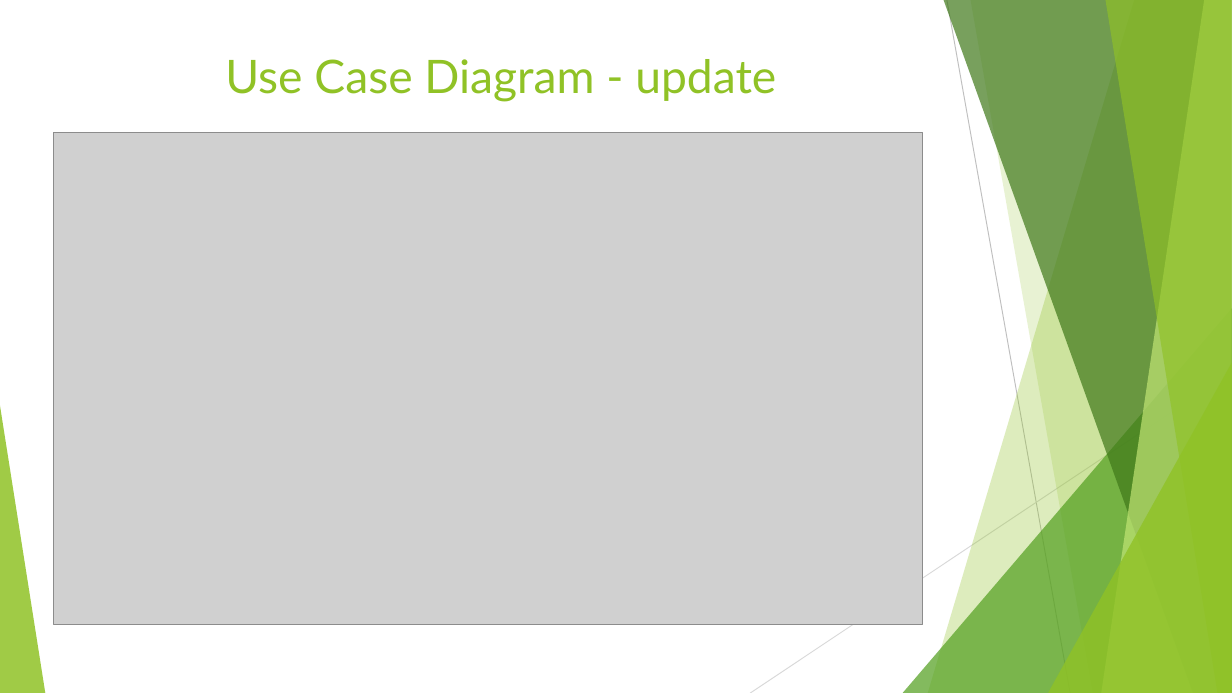
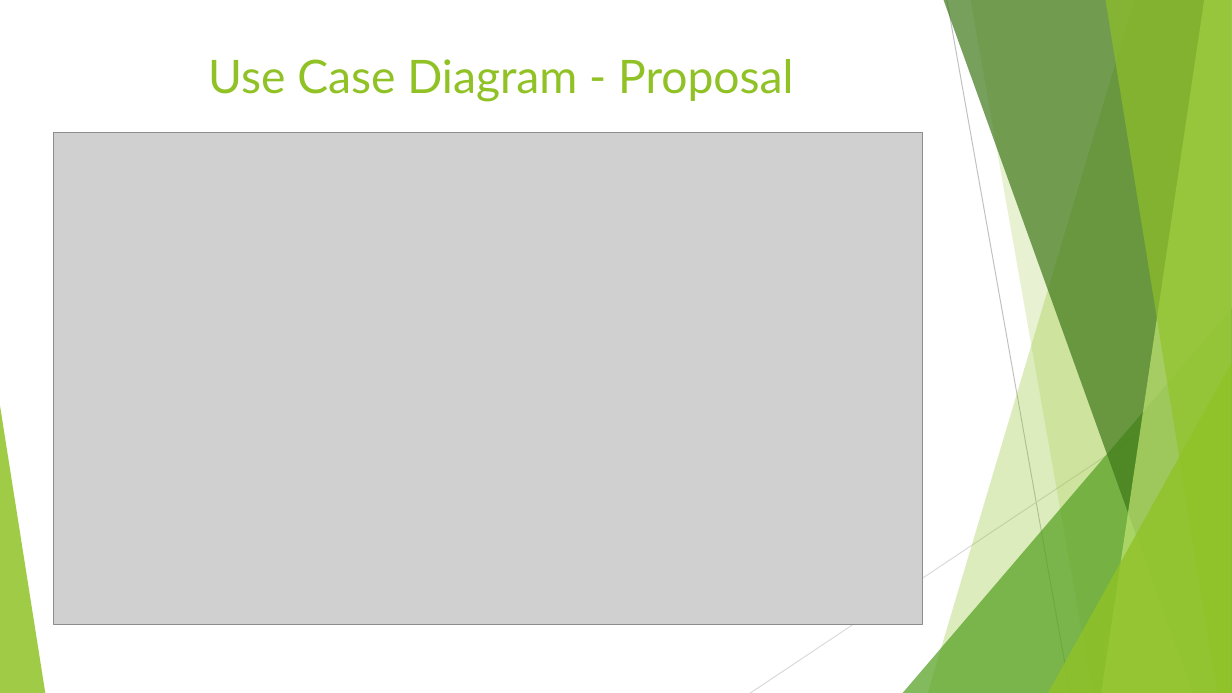
Before and after one commit to annageraci/Battery_Charger_Smart, a slide deck: slide 4 of Materiale Extra/Presentazione del progetto.pptx (slide 5 before the commit). Drawn at 1232x693 pixels with LibreOffice and Linux fonts; fonts in the diff are those of the drawing; grey boxes stand for pictures. Boxes give left, top, right and bottom in pixels: in the first picture for what was removed or moved away, otherwise in the second. Text is boxed around its words. In the diff, an @@ line names an element or a change of style, - is before the commit and + after.

```diff
--- a/Materiale Extra/Presentazione del progetto.pptx
+++ b/Materiale Extra/Presentazione del progetto.pptx
@@ title at (208, 59, 793, 102): text changed @@
-Use Case Diagram - update
+Use Case Diagram - Proposal
```
Also in this commit, not shown: 4 other slides changed, 2 other files.
